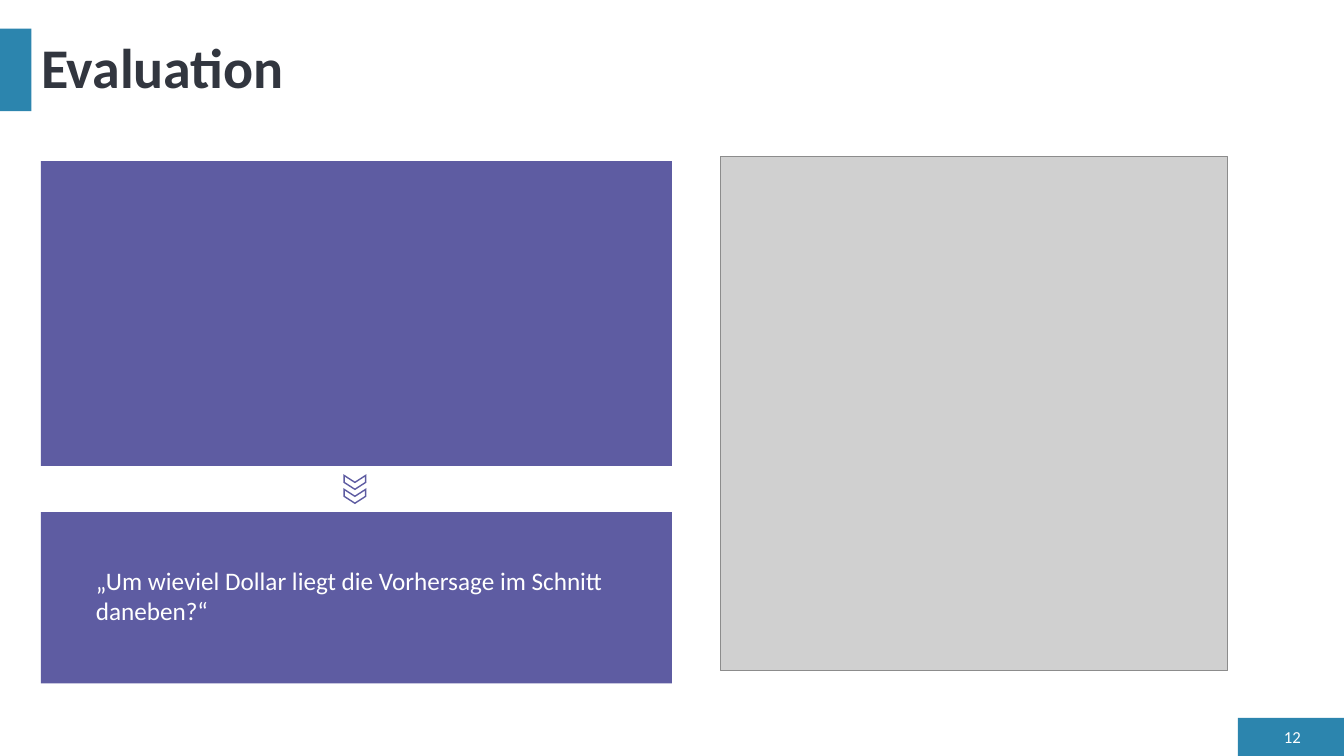
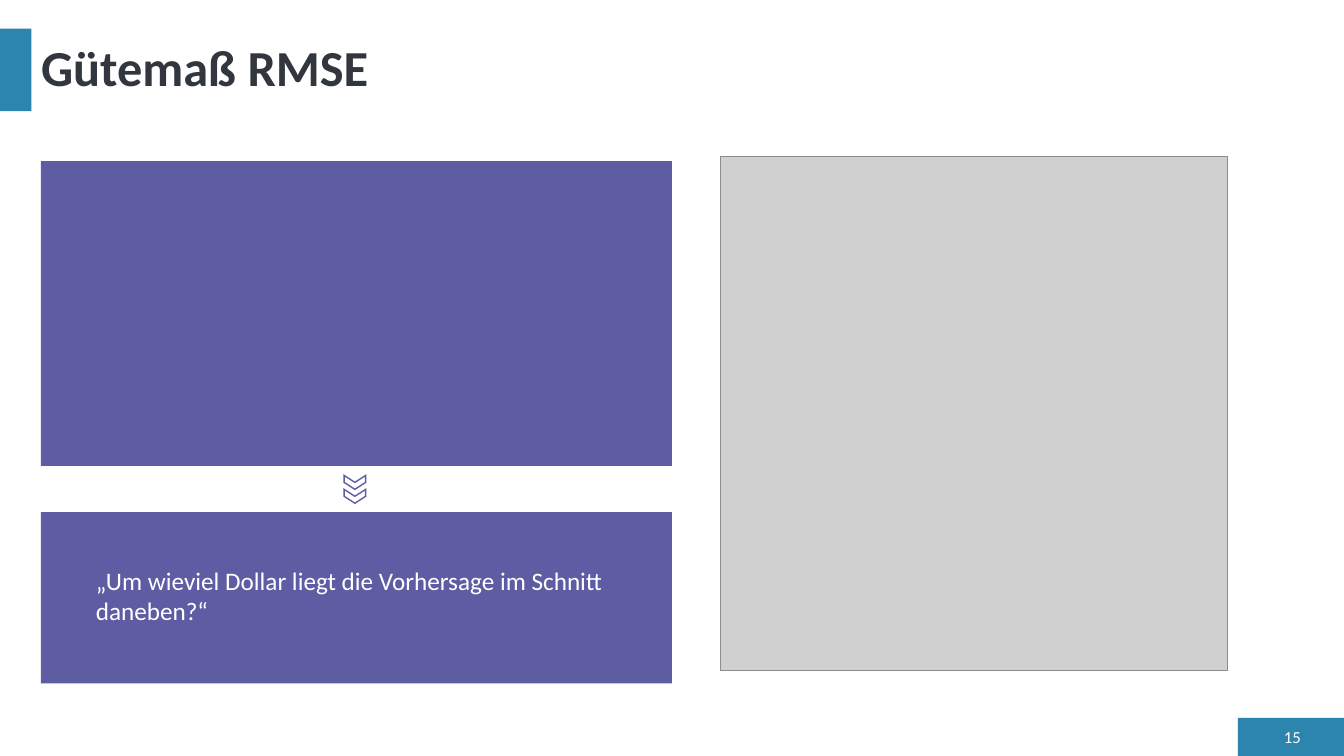
Before and after one commit to LennartFertig/DataExploration_HousePriceSeattle, a slide deck: slide 15 of HousePricePrediction_Präsentation.pptx (slide 12 before the commit). Drawn at 1344x756 pixels with LibreOffice and Linux fonts; fonts in the diff are those of the drawing; grey boxes stand for pictures. Boxes give left, top, right and bottom in pixels: in the first picture for what was removed or moved away, otherwise in the second. Text is boxed around its words. In the diff, an @@ line names an element or a change of style, - is before the commit and + after.

```diff
--- a/HousePricePrediction_Präsentation.pptx
+++ b/HousePricePrediction_Präsentation.pptx
@@ title at (x1=41, y1=51, x2=369, y2=87): text changed; size 40 to 36 pt @@
-Evaluation
+Gütemaß RMSE
@@ page number at (x1=1284, y1=732, x2=1301, y2=743): text changed @@
-12
+15
```
Also in this commit, not shown: 10 other slides changed, 7 slides added, 1 slide removed.
